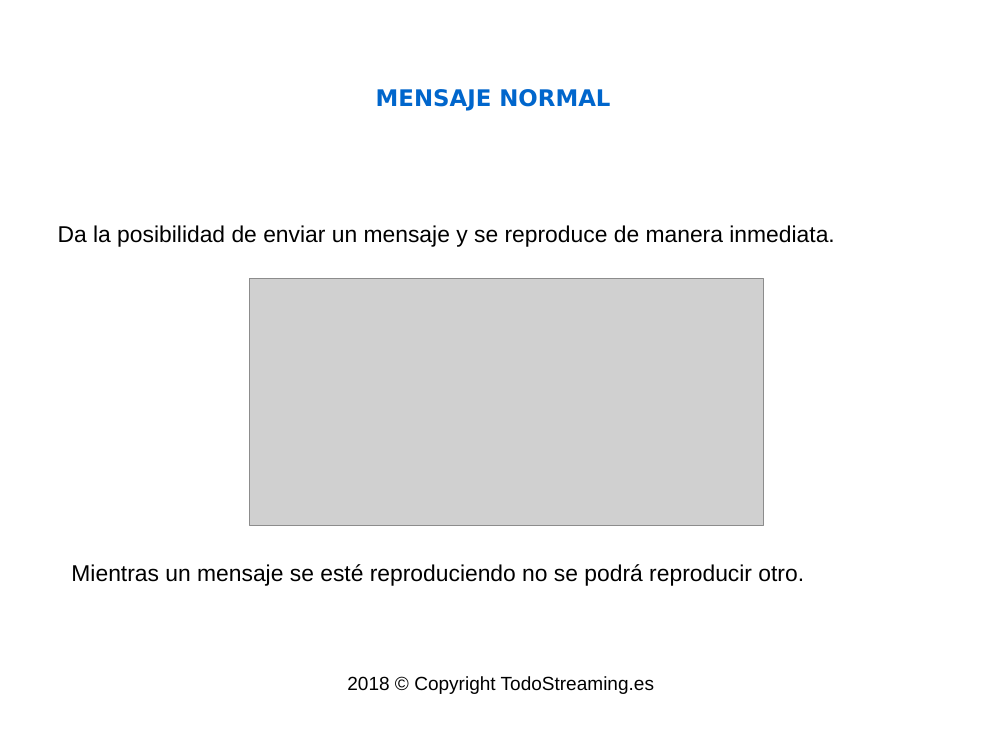
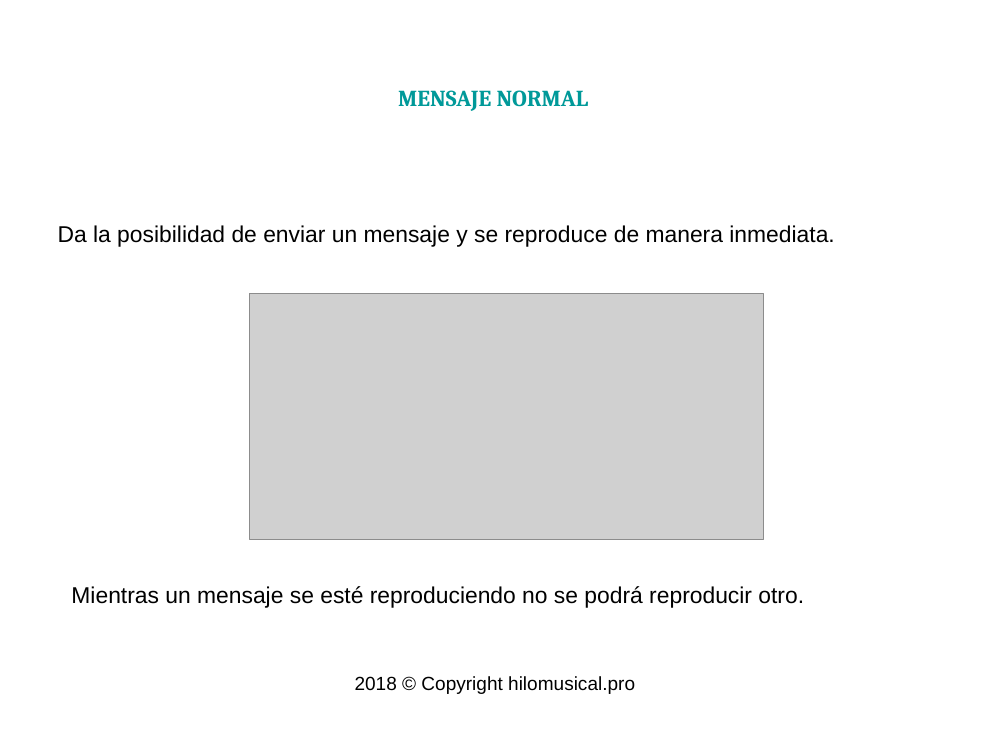
Before and after one commit to isaacml/instore, a slide deck: slide 9 of docs/Manual Tienda.odp. Drawn at 1008x756 pixels with LibreOffice and Linux fonts; fonts in the diff are those of the drawing; grey boxes stand for pictures; background and template pictures are left out. Boxes give left, top, right and bottom in pixels: in the first picture for what was removed or moved away, otherwise in the second. Text is boxed around its words. In the diff, an @@ line names an element or a change of style, - is before the commit and + after.

```diff
--- a/docs/Manual Tienda.odp
+++ b/docs/Manual Tienda.odp
@@ title "MENSAJE NORMAL" at (x1=398, y1=90, x2=589, y2=111): font DejaVu Sans to Cambria, text colour #0066CC to #009999 @@
@@ picture moved from (x1=250, y1=279, x2=763, y2=526) to (x1=250, y1=294, x2=763, y2=541) @@
@@ text "Mientras un mensaje se esté ..." moved from (x1=71, y1=564, x2=804, y2=586) to (x1=71, y1=586, x2=804, y2=608) @@
@@ text at (x1=355, y1=676, x2=635, y2=694): text changed @@
-2018 © Copyright TodoStreaming.es
+2018 © Copyright hilomusical.pro
```
Also in this commit, not shown: 14 other slides changed, 2 slides added, 4 other files.
